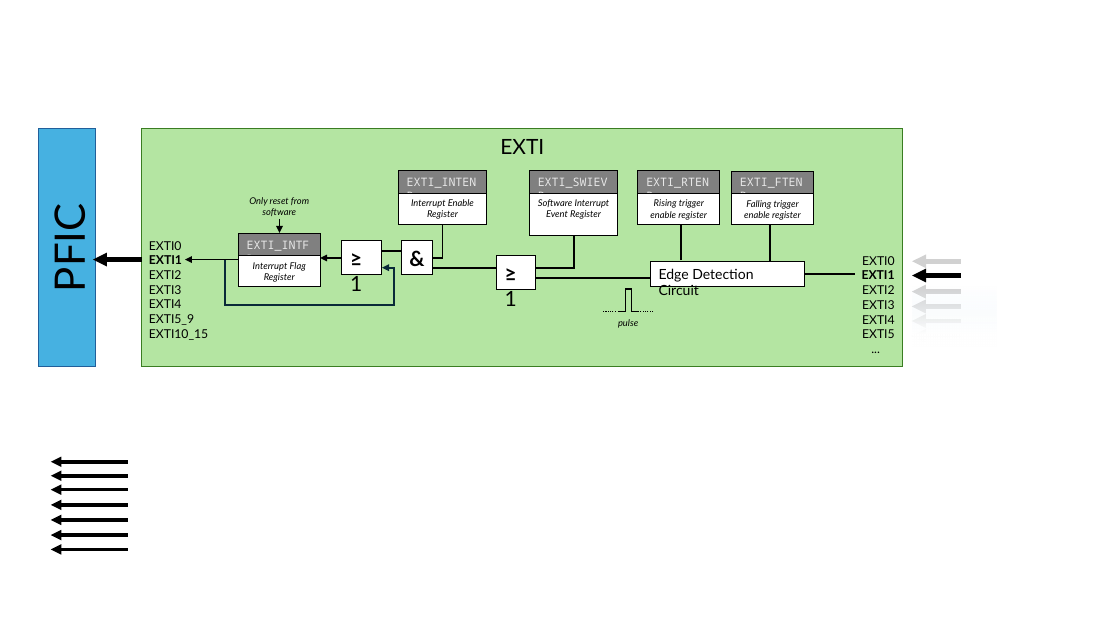
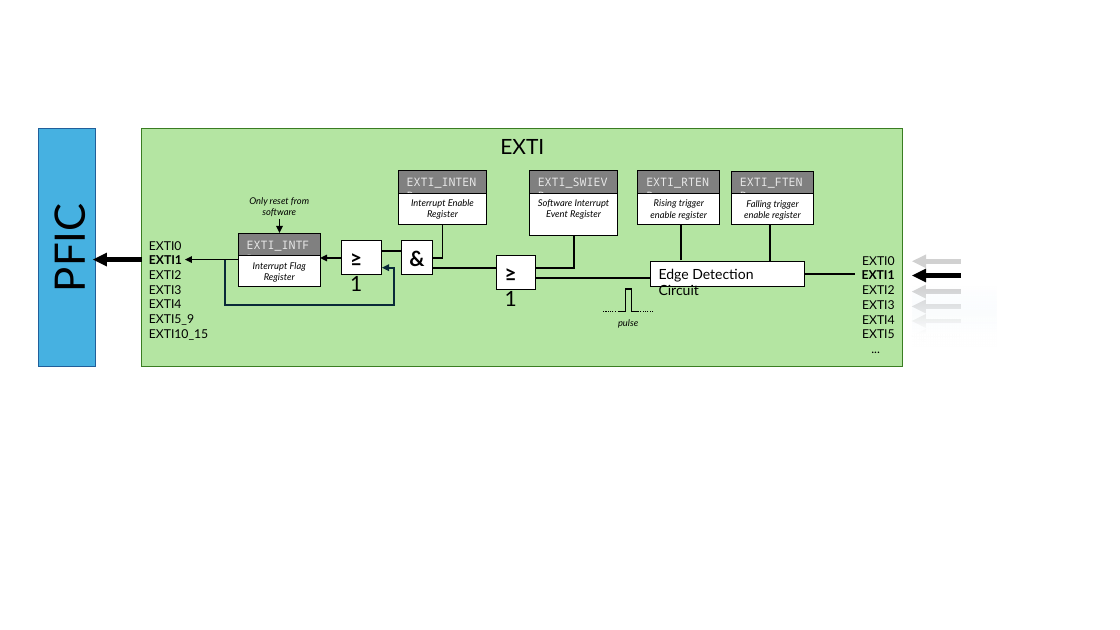
Before and after one commit to elias-at-chalmers/mop-lecture_notes-mirror, a slide deck: slide 23 of images/figures.pptx. Drawn at 1120x630 pixels with LibreOffice and Linux fonts; fonts in the diff are those of the drawing. Boxes give left, top, right and bottom in pixels: in the first picture for what was removed or moved away, otherwise in the second. Text is boxed around its words. In the diff, an @@ line names an element or a change of style, - is before the commit and + after.

```diff
--- a/images/figures.pptx
+++ b/images/figures.pptx
@@ arrow removed from (128, 462) to (50, 462) @@
@@ arrow removed from (128, 476) to (50, 476) @@
@@ arrow removed from (128, 490) to (50, 490) @@
@@ arrow removed from (128, 505) to (50, 505) @@
@@ arrow removed from (128, 520) to (50, 520) @@
@@ arrow removed from (128, 535) to (50, 535) @@
@@ arrow removed from (128, 549) to (50, 549) @@
```
Also in this commit, not shown: 1 slide added, 2 other files.
